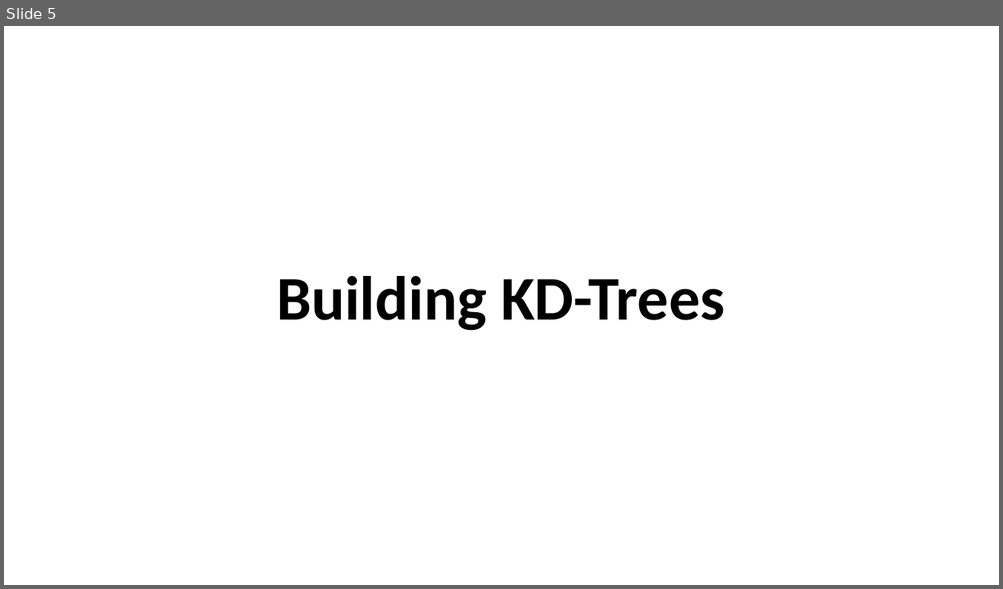
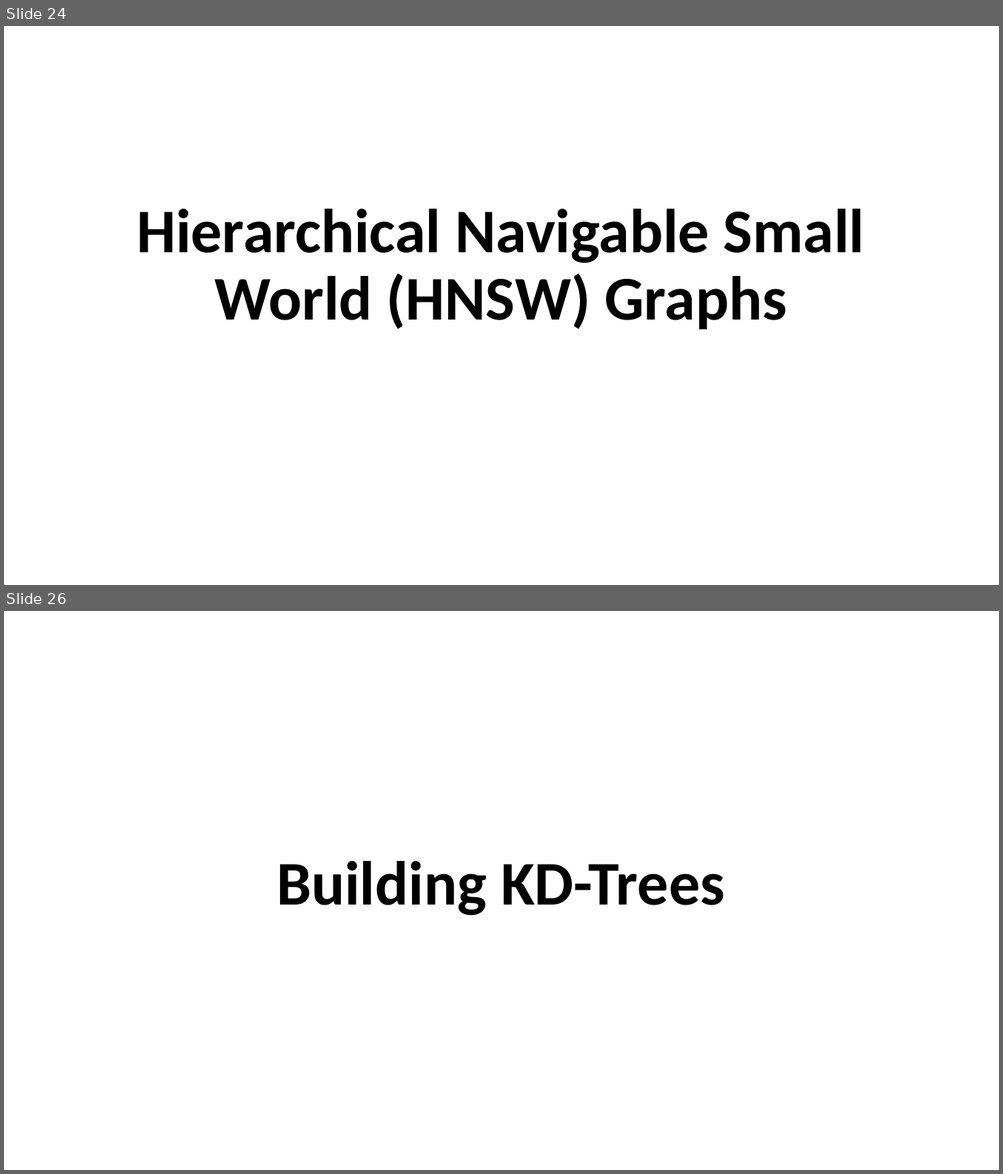
Before and after one commit to tenevian/Harvard-SSP-Data-Mining, a slide deck: slides/5_EfficientSimilaritySearch.pptx. Shown one above the other, each under a label of ours: slide 5 before the commit, slides 24 and 26 after it; the slides between them are not shown. The pictures are 1003x589 and 1003x1174 pixels, drawn with LibreOffice and Linux fonts; fonts in the diff are those of the drawing. Boxes give left, top, right and bottom in pixels: in the first picture for what was removed or moved away, otherwise in the second. Text is boxed around its words. In the diff, an @@ line names an element or a change of style, - is before the commit and + after.

```diff
--- a/slides/5_EfficientSimilaritySearch.pptx
+++ b/slides/5_EfficientSimilaritySearch.pptx
@@ slide 24 added at [4,26,999,585], background #FFFFFF @@
@@ title added at [136,209,865,330], 60 pt, text #000000, bold @@
+Hierarchical Navigable Small World (HNSW) Graphs
@@ what was slide 5 is now slide 26 @@
```
Also in this commit, not shown: 2 slides changed, 20 other slides added.
